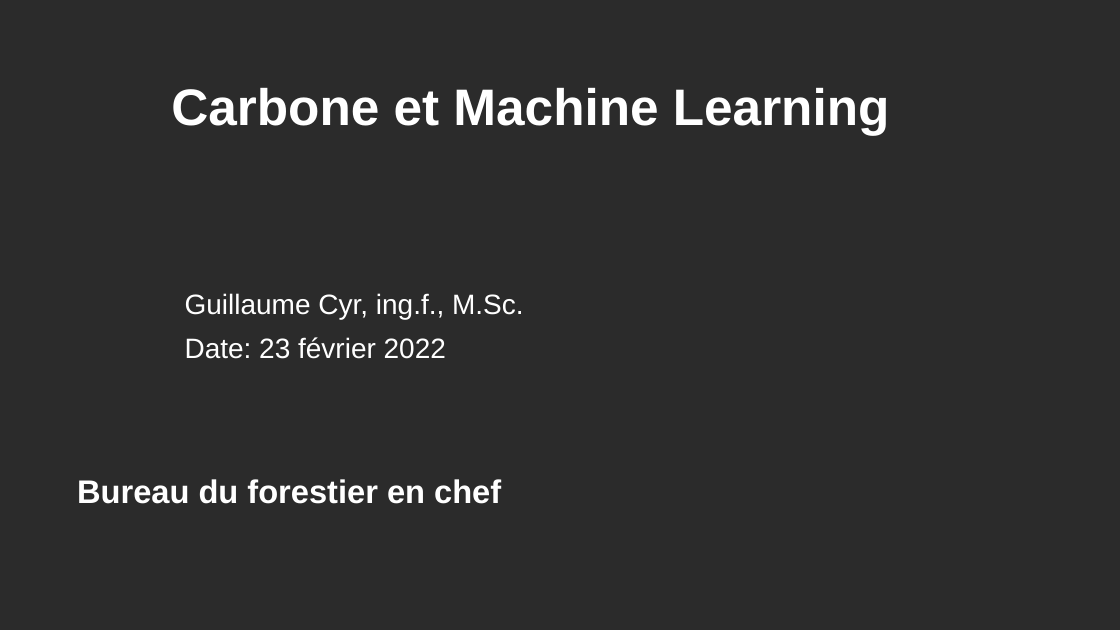
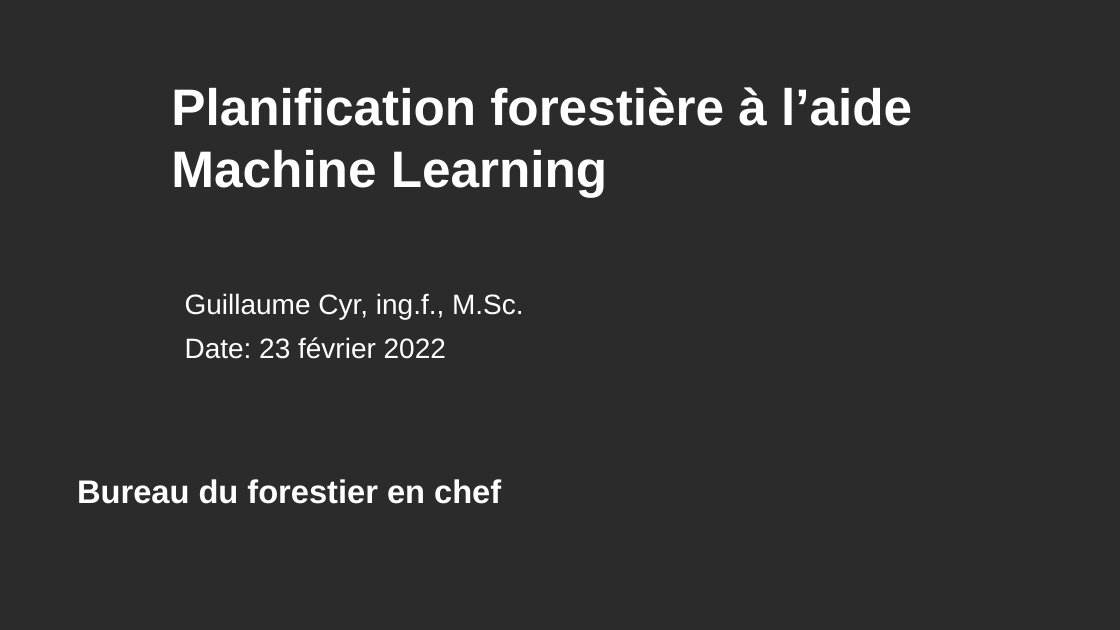
Before and after one commit to Bureau-du-Forestier-en-chef/FMT, a slide deck: slide 1 of Documentation/FORAC_carbone.pptx. Drawn at 1120x630 pixels with LibreOffice and Linux fonts; fonts in the diff are those of the drawing; background and template pictures are left out; a plain dark background stands for a picture behind light text. Boxes give left, top, right and bottom in pixels: in the first picture for what was removed or moved away, otherwise in the second. Text is boxed around its words. In the diff, an @@ line names an element or a change of style, - is before the commit and + after.

```diff
--- a/Documentation/FORAC_carbone.pptx
+++ b/Documentation/FORAC_carbone.pptx
@@ text at (171, 87, 912, 197): text changed @@
-Carbone et Machine Learning
+Planification forestière à l’aide Machine Learning
```
Also in this commit, not shown: 1 other slide changed, 12 slides added, 1 slide removed, 21 other files.
